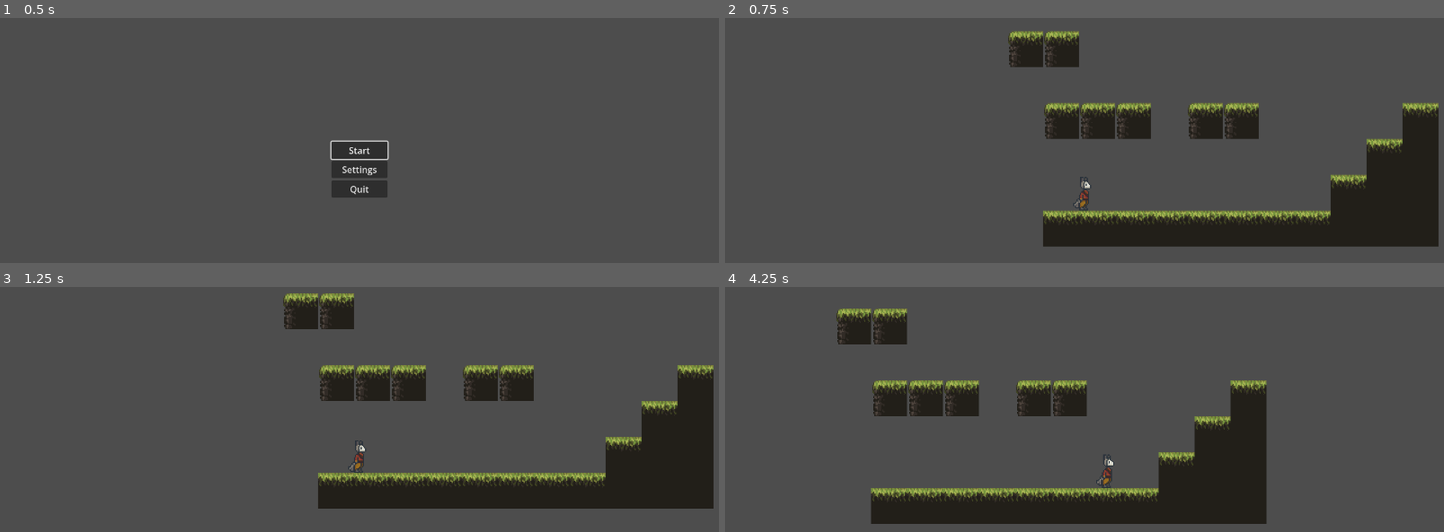
Above: before the commit, frames 1-4 (two rows, left to right).
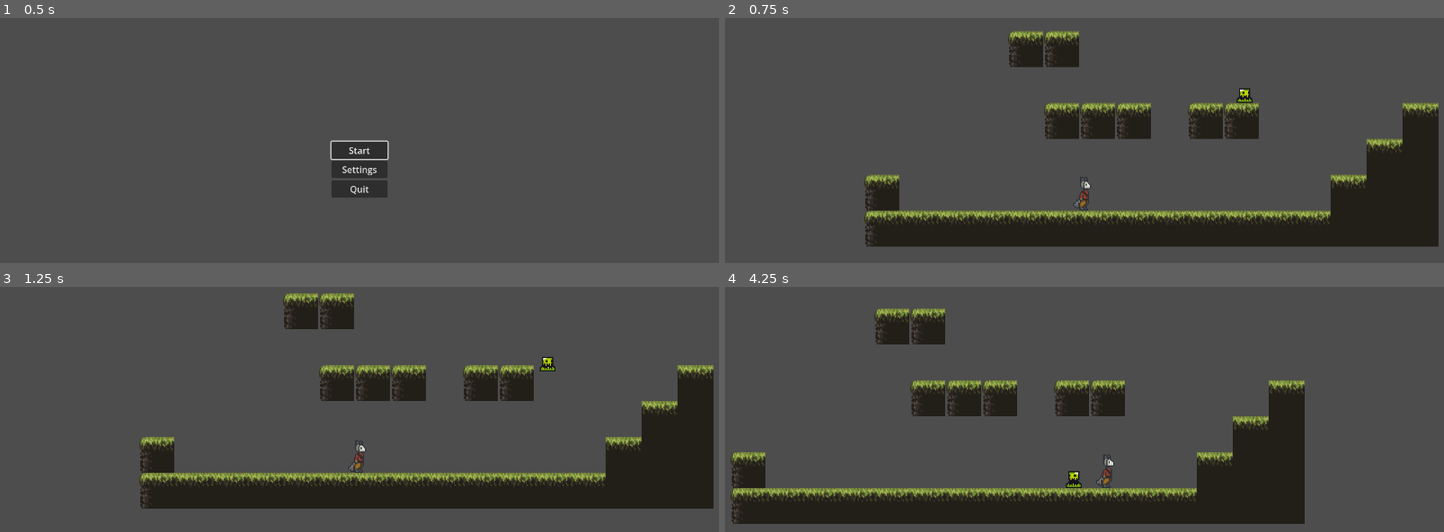
Above: after the commit, the same moments.

Repository: carolinalimaal/ego-ggj
Game: Godot game, scene res://ui/main_menu/main_menu.tscn
Same seed, same stepped clock (60 frames per second), same inputs: the game is played once before the commit and once after it.
Inputs:
- Up to frame 1 (0.5 s): no input
- Up to frame 2 (0.75 s): click "Start" at 0.5 s
- Up to frame 3 (1.25 s): no input
- Up to frame 4 (4.25 s): hold D (Right) 1.28-2.78 s; tap Space (Jump) at 1.52, 2.27, 3.77 s; hold A (Left) 2.78-3.53 s; hold D (Right) from 3.53 s (still down)

Frame 1 is identical in both runs. In frame 2, 4.4% of the frame differs, in the area x 19-74%, y 28-94%; in frame 3, 4.4%; in frame 4, 16%, in the area x 0-81%, y 8-97%.

Commit message:
feat: movimentação inimigo

Diff:
--- /dev/null
+++ b/global-game-jam/scenes/enemy/enemy.gd
@@ -0,0 +1,28 @@
+class_name Enemy
+extends CharacterBody2D
+
+const SPEED: int = 50
+var direction: int = 1
+
+@onready var sprite: AnimatedSprite2D = $Sprite
+@onready var hitbox: Area2D = $Hitbox
+@onready var hurtbox: Area2D = $Hurtbox
+@onready var ray_cast_left: RayCast2D = $RayCastLeft
+@onready var ray_cast_right: RayCast2D = $RayCastRight
+
+func _physics_process(delta: float) -> void:
+
+	if !is_on_floor():
+		velocity += get_gravity() * delta
+
+	if ray_cast_left.is_colliding():
+		direction = 1
+		sprite.flip_h = false
+	if ray_cast_right.is_colliding():
+		direction = -1
+		sprite.flip_h = true
+
+	velocity.x = direction * SPEED
+
+
+	move_and_slide()
--- /dev/null
+++ b/global-game-jam/scenes/enemy/enemy.tscn
@@ -0,0 +1,86 @@
+[gd_scene format=3 uid="uid://cpg3y8h2geukr"]
+
+[ext_resource type="Texture2D" uid="uid://bywu7cmv7hsy2" path="res://assets/enemy/slime_green.png" id="1_4a83h"]
+[ext_resource type="Script" uid="uid://cf53vj1sn6jlv" path="res://scenes/enemy/enemy.gd" id="1_a3pup"]
+
+[sub_resource type="AtlasTexture" id="AtlasTexture_a3pup"]
+atlas = ExtResource("1_4a83h")
+region = Rect2(0, 24, 24, 24)
+
+[sub_resource type="AtlasTexture" id="AtlasTexture_40wdo"]
+atlas = ExtResource("1_4a83h")
+region = Rect2(24, 24, 24, 24)
+
+[sub_resource type="AtlasTexture" id="AtlasTexture_tjssy"]
+atlas = ExtResource("1_4a83h")
+region = Rect2(48, 24, 24, 24)
+
+[sub_resource type="AtlasTexture" id="AtlasTexture_gl05p"]
+atlas = ExtResource("1_4a83h")
+region = Rect2(72, 24, 24, 24)
+
+[sub_resource type="SpriteFrames" id="SpriteFrames_cwlon"]
+animations = [{
+"frames": [{
+"duration": 1.0,
+"texture": SubResource("AtlasTexture_a3pup")
+}, {
+"duration": 1.0,
+"texture": SubResource("AtlasTexture_40wdo")
+}, {
+"duration": 1.0,
+"texture": SubResource("AtlasTexture_tjssy")
+}, {
+"duration": 1.0,
+"texture": SubResource("AtlasTexture_gl05p")
+}],
+"loop": true,
+"name": &"default",
+"speed": 5.0
+}]
+
+[sub_resource type="RectangleShape2D" id="RectangleShape2D_nbhyu"]
+size = Vector2(14, 14)
+
+[sub_resource type="CircleShape2D" id="CircleShape2D_4a83h"]
+
+[sub_resource type="RectangleShape2D" id="RectangleShape2D_a3pup"]
+size = Vector2(16, 6)
+
+[node name="Enemy" type="CharacterBody2D" unique_id=1203584704]
+collision_layer = 2
+collision_mask = 7
+script = ExtResource("1_a3pup")
+
+[node name="Sprite" type="AnimatedSprite2D" parent="." unique_id=1148674795]
+sprite_frames = SubResource("SpriteFrames_cwlon")
+autoplay = "default"
+frame_progress = 0.17404142
+
+[node name="Collision" type="CollisionShape2D" parent="." unique_id=194606704]
+position = Vector2(0, 5)
+shape = SubResource("RectangleShape2D_nbhyu")
+
+[node name="Hitbox" type="Area2D" parent="." unique_id=361404253]
+
+[node name="HitboxCollision" type="CollisionShape2D" parent="Hitbox" unique_id=1546988825]
+position = Vector2(0, 2)
+shape = SubResource("CircleShape2D_4a83h")
+debug_color = Color(1, 0, 0, 0.41960785)
+
+[node name="Hurtbox" type="Area2D" parent="." unique_id=1878086958]
+
+[node name="HurtboxCollision" type="CollisionShape2D" parent="Hurtbox" unique_id=542908778]
+position = Vector2(0, -1)
+shape = SubResource("RectangleShape2D_a3pup")
+debug_color = Color(1, 1, 0, 0.41960785)
+
+[node name="RayCastLeft" type="RayCast2D" parent="." unique_id=1417918546]
+position = Vector2(0, 5)
+target_position = Vector2(-10, 0)
+collision_mask = 6
+
+[node name="RayCastRight" type="RayCast2D" parent="." unique_id=1263325833]
+position = Vector2(0, 5)
+target_position = Vector2(10, 0)
+collision_mask = 6
--- a/global-game-jam/scenes/fases/teste.tscn
+++ b/global-game-jam/scenes/fases/teste.tscn
@@ -3,6 +3,7 @@
 [ext_resource type="Texture2D" uid="uid://cbk1m1unc75kb" path="res://assets/tilesets/Floor Tiles1.png" id="1_fdeut"]
 [ext_resource type="PackedScene" uid="uid://csctodox8olax" path="res://scenes/player/player.tscn" id="2_htqbv"]
 [ext_resource type="PackedScene" uid="uid://couqdco7mtoxw" path="res://ui/pause_menu/pause_menu.tscn" id="3_kjnnb"]
+[ext_resource type="PackedScene" uid="uid://cpg3y8h2geukr" path="res://scenes/enemy/enemy.tscn" id="4_2m3tl"]
 
 [sub_resource type="TileSetAtlasSource" id="TileSetAtlasSource_htqbv"]
 texture = ExtResource("1_fdeut")
@@ -178,12 +179,15 @@
 [node name="Teste" type="Node2D" unique_id=1719436306]
 
 [node name="TileMapLayer" type="TileMapLayer" parent="." unique_id=1154382361]
-tile_map_data = PackedByteArray("AAAAAAAAAQABAAAAAAABAAAAAQA …(319 unchanged characters)… AAAAAAAAAAAPv/AQAAAAAAAAD///v/AQAAAAAAAAA=")
+tile_map_data = PackedByteArray("AAAAAAAAAQABAAAAAAABAAAAAQA …(319 unchanged characters)… AAAAAAAAAAAPv/AQAAAAAAAAD///v/AQAAAAAAAAD7/wAAAQAAAAAAAAD8/wAAAQABAAAAAAD9/wAAAQABAAAAAAD+/wAAAQABAAAAAAD//wAAAQABAAAAAAD7////AQAAAAAAAAA=")
 tile_set = SubResource("TileSet_okot0")
 
 [node name="Player" parent="." unique_id=513149867 instance=ExtResource("2_htqbv")]
 position = Vector2(37, -24)
 
+[node name="Enemy" parent="." unique_id=1203584704 instance=ExtResource("4_2m3tl")]
+position = Vector2(171, -120)
+
 [node name="CanvasLayer" type="CanvasLayer" parent="." unique_id=1211463451]
 
 [node name="PauseMenu" parent="CanvasLayer" unique_id=466377671 instance=ExtResource("3_kjnnb")]
Binary file added: global-game-jam/assets/enemy/slime_green.png
Not shown, added: global-game-jam/assets/enemy/slime_green.png.import
Not shown, added: global-game-jam/scenes/enemy/enemy.gd.uid
